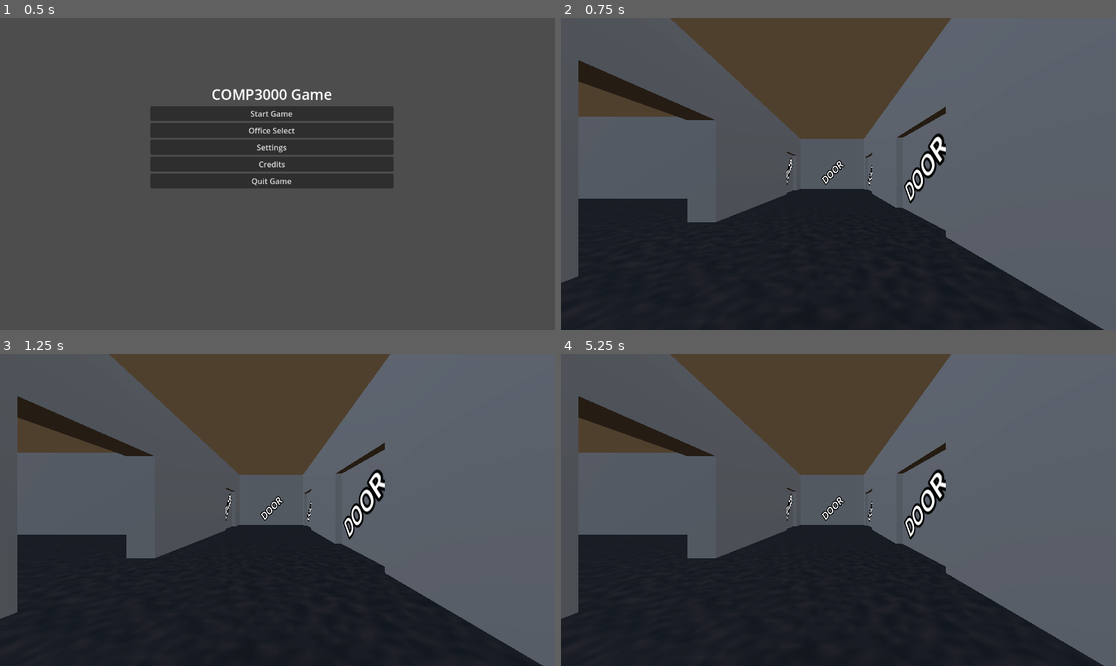
Above: before the commit, frames 1-4 (two rows, left to right).
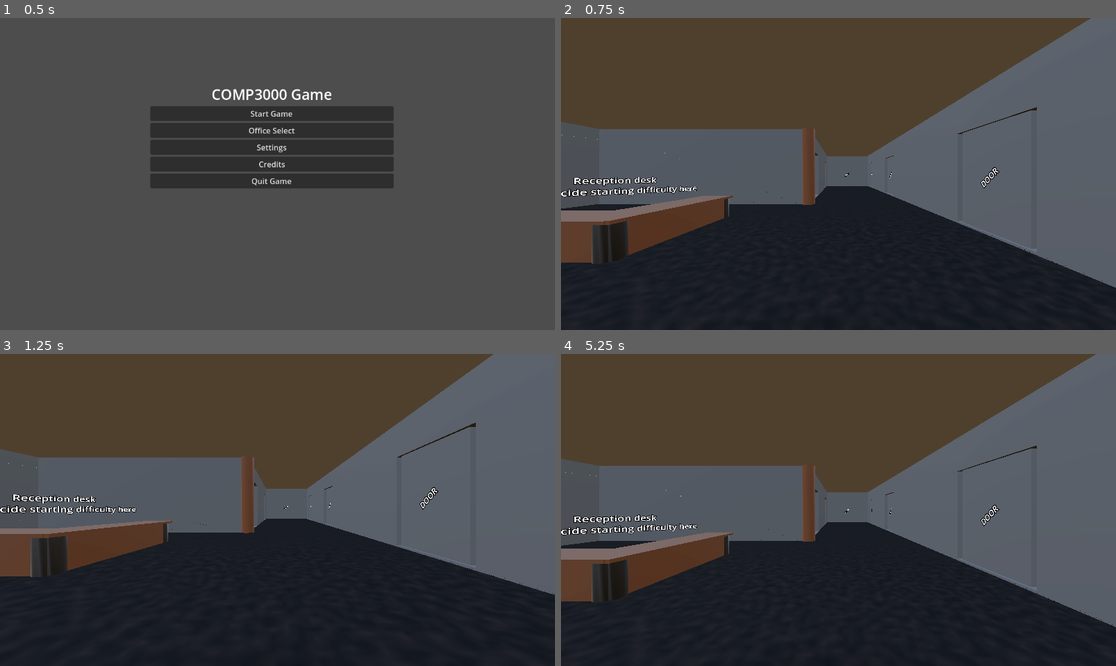
Above: after the commit, the same moments.

Repository: gingeapple182/COMP3000
Game: Godot game, scene res://Scenes/landing_menu.tscn
Same seed, same stepped clock (60 frames per second), same inputs: the game is played once before the commit and once after it.
Inputs (mouse positions are in pixels of both pictures, inside the frame that each line leads up to):
- Up to frame 1 (0.5 s): no input
- Up to frame 2 (0.75 s): click "Start Game" at 0.5 s
- Up to frame 3 (1.25 s): no input
- Up to frame 4 (5.25 s): tap Enter (ui_accept) at 1.25, 1.52, 2.27, 3.77, 4.52 s; move the mouse to (960, 494) at 1.27 s; hold Right (ui_right) 1.28-2.03 s; hold L (switch_scene) 1.28-2.03 s; click (960, 494) at 1.42 s; move the mouse to (727, 525) at 2.02 s; hold Down (ui_down) 2.03-2.78 s; tap ` (freefly) at 2.1 s; tap L (switch_scene) at 2.3, 3.05, 3.8, 5.1 s; move the mouse to (849, 503) at 2.77 s; hold F (interact) 2.78-3.53 s; hold Up (ui_up) 2.78-5.03 s; move the mouse to (810, 572) at 3.52 s; tap Shift (sprint) at 3.6 s; click (810, 572) at 3.67 s; move the mouse to (877, 513) at 4.27 s; hold L (switch_scene) 4.28-5.03 s; move the mouse to (672, 463) at 5.02 s; hold Left (ui_left) from 5.03 s (still down)

Frame 1 is identical in both runs. In frame 2, 27% of the frame differs, in the area x 0-100%, y 0-100%; in frame 3, 26%; in frame 4, 27%.

Commit message:
Prototype - Misc
Added assets:
- photo_frame
- door_placeholder
Uploaded images for portraits
Added logic to load/hide rooms

Diff:
--- /dev/null
+++ b/Scenes/Assets/Materials/PhotoMaterial.tres
@@ -0,0 +1,3 @@
+[gd_resource type="StandardMaterial3D" format=3 uid="uid://dvwehwrxkwfob"]
+
+[resource]
--- a/Scenes/Assets/door_placeholder.gd
+++ /dev/null
@@ -1,18 +0,0 @@
-extends Node3D
-
-@export var is_open: bool = false
-
-@onready var panel: CSGBox3D = $CSGBox3D
-
-func _ready() -> void:
-	_apply_state()
-
-func _apply_state() -> void:
-	if is_open:
-		# Door OPEN: no mesh, no collision → walk through
-		panel.visible = false
-		panel.use_collision = false
-	else:
-		# Door CLOSED: visible + collides
-		panel.visible = true
-		panel.use_collision = true
--- a/Scenes/Assets/door_placeholder.tscn
+++ b/Scenes/Assets/door_placeholder.tscn
@@ -1,6 +1,6 @@
 [gd_scene load_steps=2 format=3 uid="uid://bncfiuba1xc2i"]
 
-[ext_resource type="Script" path="res://Scenes/Assets/door_placeholder.gd" id="1_otfo3"]
+[ext_resource type="Script" path="res://Scripts/door_placeholder.gd" id="1_otfo3"]
 
 [node name="DoorPlaceholder2" type="Node3D"]
 script = ExtResource("1_otfo3")
@@ -8,7 +8,7 @@
 [node name="CSGBox3D" type="CSGBox3D" parent="."]
 transform = Transform3D(1, 0, 0, 0, 1, 0, 0, 0, 1, 0, 0.15, 0)
 use_collision = true
-size = Vector3(0.25, 1, 1)
+size = Vector3(0.25, 4, 3)
 
 [node name="Label3D" type="Label3D" parent="CSGBox3D"]
 transform = Transform3D(-1.05627e-07, 1.09204e-08, 1, 1.28977, 1.58822, 0, -1.53709, 1.33267, -4.37114e-08, 0.14, 0, -6.11959e-09)
--- /dev/null
+++ b/Scenes/Assets/photo_frame.tscn
@@ -0,0 +1,24 @@
+[gd_scene load_steps=5 format=3 uid="uid://yx2gnipoumj1"]
+
+[ext_resource type="Material" uid="uid://s1d6xwnxcy80" path="res://Scenes/Assets/Materials/wood.tres" id="1_gamf1"]
+[ext_resource type="Script" path="res://Scripts/AssetScripts/photo_frame.gd" id="1_yfor6"]
+[ext_resource type="Material" uid="uid://dvwehwrxkwfob" path="res://Scenes/Assets/Materials/PhotoMaterial.tres" id="3_2c77n"]
+
+[sub_resource type="PlaneMesh" id="PlaneMesh_amx2l"]
+material = ExtResource("3_2c77n")
+size = Vector2(0.9, 0.9)
+
+[node name="PhotoFrame" type="Node3D"]
+script = ExtResource("1_yfor6")
+
+[node name="CSGBox3D" type="CSGBox3D" parent="."]
+material_override = ExtResource("1_gamf1")
+size = Vector3(1, 1, 0.1)
+
+[node name="CSGBox3D" type="CSGBox3D" parent="CSGBox3D"]
+operation = 2
+size = Vector3(0.9, 0.9, 0.1)
+
+[node name="MeshInstance3D" type="MeshInstance3D" parent="."]
+transform = Transform3D(1, 0, 0, 0, -4.37114e-08, -1, 0, 1, -4.37114e-08, 0, 0, 0)
+mesh = SubResource("PlaneMesh_amx2l")
--- a/Scenes/main.tscn
+++ b/Scenes/main.tscn
@@ -6,6 +6,12 @@
 [ext_resource type="PackedScene" uid="uid://n32v3jeq450r" path="res://Scenes/pause_menu.tscn" id="4_2m2wd"]
 [ext_resource type="PackedScene" uid="uid://18x4vt0n1qhk" path="res://Scenes/Assets/desk.tscn" id="5_e2qkm"]
 [ext_resource type="PackedScene" uid="uid://cwtvuysuygpay" path="res://Scenes/office_hub_01.tscn" id="6_5lupv"]
+[ext_resource type="PackedScene" uid="uid://yx2gnipoumj1" path="res://Scenes/Assets/photo_frame.tscn" id="7_untni"]
+[ext_resource type="Texture2D" uid="uid://bt8sqaarhgm35" path="res://Scenes/Assets/images/portraits/roryPortrait.jpg" id="8_hlpnh"]
+[ext_resource type="Texture2D" uid="uid://c8dr3bs1jxjic" path="res://Scenes/Assets/images/portraits/laurenPortrait.jpg" id="8_m5v0v"]
+[ext_resource type="Texture2D" uid="uid://d4j2pw0ess56s" path="res://Scenes/Assets/images/portraits/jjPortrait.jpg" id="10_ht3cb"]
+[ext_resource type="Texture2D" uid="uid://12b5ocbodic" path="res://Scenes/Assets/images/portraits/vivianPortrait.jpg" id="11_nldl1"]
+[ext_resource type="PackedScene" uid="uid://bncfiuba1xc2i" path="res://Scenes/Assets/door_placeholder.tscn" id="12_w4s6r"]
 
 [sub_resource type="ProceduralSkyMaterial" id="ProceduralSkyMaterial_cebsl"]
 sky_horizon_color = Color(0.64625, 0.65575, 0.67075, 1)
@@ -36,7 +42,7 @@
 shadow_enabled = true
 
 [node name="ProtoController" parent="." instance=ExtResource("2_aomcw")]
-transform = Transform3D(1, 0, 0, 0, 1, 0, 0, 0, 1, -8.8, 0.5, 6.3)
+transform = Transform3D(1, 0, 0, 0, 1, 0, 0, 0, 1, -11.2, 1.2, 21.5)
 
 [node name="CSGBox3D2" type="CSGSphere3D" parent="."]
 transform = Transform3D(1, 0, 0, 0, 1, 0, 0, 0, 1, -21.5, 2.09476, -1)
@@ -71,10 +77,60 @@
 
 [node name="OfficeHub01" parent="." instance=ExtResource("6_5lupv")]
 
-[node name="Node" type="Node" parent="."]
+[node name="Entryway" type="Node" parent="OfficeHub01"]
 
-[node name="Desk" parent="Node" instance=ExtResource("5_e2qkm")]
-transform = Transform3D(-4.37114e-08, 0, -1, 0, 1, 0, 1, 0, -4.37114e-08, -22.2, 0.500001, -16.2)
+[node name="Desk2" parent="OfficeHub01/Entryway" instance=ExtResource("5_e2qkm")]
+transform = Transform3D(-8.74228e-08, 0, -1, 0, 1, 0, 2, 0, -4.37114e-08, -17.7, 0.500001, 13.4)
 
-[node name="Desk2" parent="Node" instance=ExtResource("5_e2qkm")]
-transform = Transform3D(-1, 0, 8.74228e-08, 0, 1, 0, -8.74228e-08, 0, -1, -21.4, 0.500001, -1)
+[node name="Desk3" parent="OfficeHub01/Entryway" instance=ExtResource("5_e2qkm")]
+transform = Transform3D(-1.5, 0, 1.50996e-07, 0, 1, 0, -2.26494e-07, 0, -1, -19.3, 0.5, 15.69)
+
+[node name="Label3D" type="Label3D" parent="OfficeHub01/Entryway"]
+transform = Transform3D(0.766044, 0, 0.642788, 0, 1, 0, -0.642788, 0, 0.766044, -18.3327, 2.4, 14.9093)
+text = "Reception desk
+- Will decide starting difficulty here"
+font_size = 50
+
+[node name="Tutorial" parent="OfficeHub01" instance=ExtResource("12_w4s6r")]
+transform = Transform3D(1.1, 0, 4.88493e-16, 0, 1.1, 0, -4.88493e-16, 0, 1.1, -13.7, 2.47669, 1.1)
+is_open = true
+
+[node name="PhotoFrames" type="Node3D" parent="OfficeHub01/Tutorial"]
+transform = Transform3D(1, 0, 0, 0, 1, 0, 0, 0, 1, 14.5455, -2.27273, -1.45455)
+
+[node name="PhotoFrame" parent="OfficeHub01/Tutorial/PhotoFrames" instance=ExtResource("7_untni")]
+transform = Transform3D(-1.5, 0, 2.26494e-07, 0, 1.5, 0, -2.26494e-07, 0, -1.5, -17.2954, 3.60456, 5.25)
+portrait = ExtResource("8_m5v0v")
+
+[node name="PhotoFrame2" parent="OfficeHub01/Tutorial/PhotoFrames" instance=ExtResource("7_untni")]
+transform = Transform3D(-1.5, 0, 2.26494e-07, 0, 1.5, 0, -2.26494e-07, 0, -1.5, -20.1954, 3.60456, 5.25)
+portrait = ExtResource("8_hlpnh")
+
+[node name="PhotoFrame3" parent="OfficeHub01/Tutorial/PhotoFrames" instance=ExtResource("7_untni")]
+transform = Transform3D(-1.5, 0, 2.26494e-07, 0, 1.5, 0, -2.26494e-07, 0, -1.5, -23.2954, 3.60456, 5.25)
+portrait = ExtResource("10_ht3cb")
+
+[node name="PhotoFrame4" parent="OfficeHub01/Tutorial/PhotoFrames" instance=ExtResource("7_untni")]
+transform = Transform3D(-1.5, 0, 2.26494e-07, 0, 1.5, 0, -2.26494e-07, 0, -1.5, -26.3954, 3.60456, 5.25)
+portrait = ExtResource("11_nldl1")
+
+[node name="Desk2" parent="OfficeHub01/Tutorial" instance=ExtResource("5_e2qkm")]
+transform = Transform3D(-0.909091, 0, 7.94753e-08, 0, 0.909091, 0, -7.94753e-08, 0, -0.909091, -7, -1.79699, -1.81818)
+
+[node name="Backroom" parent="OfficeHub01" instance=ExtResource("12_w4s6r")]
+transform = Transform3D(1.1, 0, 4.88493e-16, 0, 1.1, 0, -4.88493e-16, 0, 1.1, -13.7, 2.47669, -12.52)
+
+[node name="Desk" parent="OfficeHub01/Backroom" instance=ExtResource("5_e2qkm")]
+transform = Transform3D(-3.97376e-08, 0, -0.909091, 0, 0.909091, 0, 0.909091, 0, -3.97376e-08, -7.72727, -1.79699, -15.6364)
+
+[node name="Area01" parent="OfficeHub01" instance=ExtResource("12_w4s6r")]
+transform = Transform3D(1.1, 0, 4.88493e-16, 0, 1.1, 0, -4.88493e-16, 0, 1.1, -5.4, 2.47669, 13.8739)
+
+[node name="Area02" parent="OfficeHub01" instance=ExtResource("12_w4s6r")]
+transform = Transform3D(1.1, 0, 4.88493e-16, 0, 1.1, 0, -4.88493e-16, 0, 1.1, -5.3, 2.47669, -0.912855)
+
+[node name="Area03" parent="OfficeHub01" instance=ExtResource("12_w4s6r")]
+transform = Transform3D(1.1, 0, 4.88493e-16, 0, 1.1, 0, -4.88493e-16, 0, 1.1, -5.4, 2.47669, -13.0961)
+
+[node name="Area04" parent="OfficeHub01" instance=ExtResource("12_w4s6r")]
+transform = Transform3D(-4.80825e-08, 0, 1.1, 0, 1.1, 0, -1.1, 0, -4.80825e-08, -9.6, 2.47669, -17.1961)
--- a/Scenes/office_hub_01.tscn
+++ b/Scenes/office_hub_01.tscn
@@ -1,7 +1,6 @@
-[gd_scene load_steps=7 format=3 uid="uid://cwtvuysuygpay"]
+[gd_scene load_steps=6 format=3 uid="uid://cwtvuysuygpay"]
 
 [ext_resource type="Material" uid="uid://cul2i8fiv6l8d" path="res://Scenes/Assets/Materials/carpet.tres" id="1_1ae3g"]
-[ext_resource type="PackedScene" uid="uid://bncfiuba1xc2i" path="res://Scenes/Assets/door_placeholder.tscn" id="1_benht"]
 [ext_resource type="PackedScene" uid="uid://s27ec6on768g" path="res://Scenes/Assets/window_placeholder.tscn" id="1_hv1j8"]
 [ext_resource type="Material" uid="uid://cnghavpj0bxwn" path="res://Scenes/Assets/Materials/ceiling.tres" id="2_tylp4"]
 [ext_resource type="Material" uid="uid://s1d6xwnxcy80" path="res://Scenes/Assets/Materials/wood.tres" id="3_gpnao"]
@@ -27,40 +26,31 @@
 
 [node name="CSGBox3D2" type="CSGBox3D" parent="CSGCombiner3D"]
 transform = Transform3D(1, 0, 0, 0, 1, 0, 0, 0, 15.75, -5.4, 3.35, -0.157502)
-size = Vector3(1, 6, 3.2)
-
-[node name="Door02" type="CSGBox3D" parent="CSGCombiner3D/CSGBox3D2"]
-transform = Transform3D(1.45, 0, 0, 0, 1.1, 0, 0, 0, 0.3, 0, -1.2, -0.0888889)
-operation = 2
-size = Vector3(1, 3.4, 1)
-
-[node name="DoorPlaceholder" parent="CSGCombiner3D/CSGBox3D2/Door02" instance=ExtResource("1_benht")]
-transform = Transform3D(0.999999, 0, -6.00267e-13, 0, 3.2076, 0, -4.44089e-16, 0, 1.04544, 0, -0.386946, 0)
-
-[node name="Door01" type="CSGBox3D" parent="CSGCombiner3D/CSGBox3D2"]
-transform = Transform3D(1.45, 0, 0, 0, 1.1, 0, 0, 0, 0.3, 0, -1.2, 0.793651)
-operation = 2
-size = Vector3(1, 3.4, 1)
-
-[node name="DoorPlaceholder" parent="CSGCombiner3D/CSGBox3D2/Door01" instance=ExtResource("1_benht")]
-transform = Transform3D(0.999999, 0, -6.00267e-13, 0, 3.2076, 0, -4.44089e-16, 0, 1.04544, 0, -0.386946, 0)
+size = Vector3(0.5, 6, 3.2)
 
 [node name="Door03" type="CSGBox3D" parent="CSGCombiner3D/CSGBox3D2"]
-transform = Transform3D(1.45, 0, 0, 0, 1.1, 0, 0, 0, 0.3, 0, -1.2, -0.850794)
-operation = 2
-size = Vector3(1, 3.4, 1)
-
-[node name="DoorPlaceholder" parent="CSGCombiner3D/CSGBox3D2/Door03" instance=ExtResource("1_benht")]
-transform = Transform3D(0.999999, 0, -6.00267e-13, 0, 3.2076, 0, -4.44089e-16, 0, 1.04544, 0, -0.386946, 0)
+transform = Transform3D(1.45, 0, 0, 0, 1.1, 0, 0, 0, 0.3, 0, -0.735, -0.820795)
+operation = 2
+size = Vector3(1, 3.7, 0.8)
+
+[node name="Door04" type="CSGBox3D" parent="CSGCombiner3D/CSGBox3D2"]
+transform = Transform3D(1.45, 0, 0, 0, 1.1, 0, 0, 0, 0.3, 0, -0.735, 0.893491)
+operation = 2
+size = Vector3(1, 3.7, 0.8)
+
+[node name="Door05" type="CSGBox3D" parent="CSGCombiner3D/CSGBox3D2"]
+transform = Transform3D(1.45, 0, 0, 0, 1.1, 0, 0, 0, 0.3, 0, -0.735, -0.0461917)
+operation = 2
+size = Vector3(1, 3.7, 0.8)
 
 [node name="CSGBox3D8" type="CSGBox3D" parent="CSGCombiner3D"]
 transform = Transform3D(-4.37114e-08, 0, 15.75, 0, 1, 0, -1, 0, -6.88454e-07, -21.7525, 3.35, -8.41)
 material_override = ExtResource("5_re3xs")
-size = Vector3(1, 6, 1)
+size = Vector3(0.5, 6, 1)
 
 [node name="CSGBox3D9" type="CSGBox3D" parent="CSGCombiner3D"]
 transform = Transform3D(-4.37114e-08, 0, 15.75, 0, 1, 0, -1, 0, -6.88454e-07, -21.7525, 3.35, 5.79)
-size = Vector3(1, 6, 1)
+size = Vector3(0.5, 6, 1)
 
 [node name="CSGBox3D11" type="CSGBox3D" parent="CSGCombiner3D"]
 transform = Transform3D(-4.37114e-08, 0, 15.75, 0, 1, 0, -1, 0, -6.88454e-07, 7.3725, 3.35, 5.59)
@@ -72,36 +62,26 @@
 
 [node name="CSGBox3D10" type="CSGBox3D" parent="CSGCombiner3D"]
 transform = Transform3D(-4.37114e-08, 0, 15.75, 0, 1, 0, -1, 0, -6.88454e-07, -9.49392, 3.35, -17.31)
-size = Vector3(1, 6, 0.5)
+size = Vector3(0.5, 6, 0.5)
 
 [node name="Door01" type="CSGBox3D" parent="CSGCombiner3D/CSGBox3D10"]
-transform = Transform3D(1.4, 0, -5.68434e-14, 0, 4.29, 0, 8.88178e-16, 0, 1, 3.8147e-06, -1.4, -0.00105822)
-operation = 2
-size = Vector3(1, 1, 0.2)
-
-[node name="DoorPlaceholder" parent="CSGCombiner3D/CSGBox3D10/Door01" instance=ExtResource("1_benht")]
-transform = Transform3D(0.999999, 0, -1.13687e-13, 0, 0.891, 0, -4.44089e-16, 0, 0.198, 0, -0.02331, 0)
+transform = Transform3D(1.4, 0, -5.68434e-14, 0, 4.29, 0, 8.88178e-16, 0, 1, 3.8147e-06, -0.7, -0.00105822)
+operation = 2
+size = Vector3(1, 1, 0.18)
 
 [node name="CSGBox3D7" type="CSGBox3D" parent="CSGCombiner3D"]
 transform = Transform3D(-1, 0, -1.65229e-06, 0, 1, 0, 8.74228e-08, 0, -18.9, -13.6275, 3.35, -9.43)
-size = Vector3(1, 6, 1.6)
+size = Vector3(0.5, 6, 1.6)
 
 [node name="Door01" type="CSGBox3D" parent="CSGCombiner3D/CSGBox3D7"]
-transform = Transform3D(1.4, 0, 0, 0, 4.29, 0, 8.88178e-16, 0, 1, 3.8147e-06, -1.4, -0.553439)
-operation = 2
-size = Vector3(1, 1, 0.2)
-
-[node name="DoorPlaceholder" parent="CSGCombiner3D/CSGBox3D7/Door01" instance=ExtResource("1_benht")]
-transform = Transform3D(0.999999, 0, -1.13687e-13, 0, 0.891, 0, -4.44089e-16, 0, 0.198, 0, -0.02331, 0)
-is_open = true
+transform = Transform3D(1.4, 0, 1.13687e-13, 0, 4.29, 0, 8.88178e-16, 0, 1, 3.8147e-06, -0.7, -0.553439)
+operation = 2
+size = Vector3(1, 1, 0.18)
 
 [node name="Door02" type="CSGBox3D" parent="CSGCombiner3D/CSGBox3D7"]
-transform = Transform3D(1.4, 0, 0, 0, 4.29, 0, 8.88178e-16, 0, 1, 3.8147e-06, -1.4, 0.166138)
-operation = 2
-size = Vector3(1, 1, 0.2)
-
-[node name="DoorPlaceholder" parent="CSGCombiner3D/CSGBox3D7/Door02" instance=ExtResource("1_benht")]
-transform = Transform3D(0.999999, 0, -1.13687e-13, 0, 0.891, 0, -4.44089e-16, 0, 0.198, 0, -0.02331, 0)
+transform = Transform3D(1.4, 0, 1.13687e-13, 0, 4.29, 0, 8.88178e-16, 0, 1, 3.8147e-06, -0.7, 0.166138)
+operation = 2
+size = Vector3(1, 1, 0.18)
 
 [node name="OuterWall" type="CSGCombiner3D" parent="CSGCombiner3D"]
 
@@ -141,9 +121,6 @@
 transform = Transform3D(1.45, 0, -5.68434e-14, 0, 1.1, 0, 4.44089e-16, 0, 0.3, 0, -1.2, -0.310053)
 operation = 2
 size = Vector3(1, 3.4, 1)
-
-[node name="DoorPlaceholder" parent="CSGCombiner3D/OuterWall/WallFront/Door01" instance=ExtResource("1_benht")]
-transform = Transform3D(0.999999, 0, -6.00267e-13, 0, 3.2076, 0, -4.44089e-16, 0, 1.04544, 0, -0.386946, 0)
 
 [node name="Window01" type="CSGBox3D" parent="CSGCombiner3D/OuterWall/WallFront"]
 transform = Transform3D(1.45, 0, 0, 0, 1.1, 0, 2.22045e-16, 0, 0.3, 0, 0.0899997, 0.896296)
--- a/Scenes/puzzle_board.tscn
+++ b/Scenes/puzzle_board.tscn
@@ -30,7 +30,8 @@
 0111110
 0111110
 0000000"
-columns = 3
+rows = 5
+columns = 7
 
 [node name="Slots" type="Node3D" parent="."]
 
--- /dev/null
+++ b/Scripts/AssetScripts/photo_frame.gd
@@ -0,0 +1,24 @@
+extends Node3D
+
+@onready var mesh_instance_3d: MeshInstance3D = $MeshInstance3D
+
+@export var portrait: Texture2D
+
+func _ready() -> void:
+	apply_portrait()
+
+func apply_portrait() -> void:
+	if not portrait:
+		return
+
+	var mat: StandardMaterial3D
+
+	# Use material_override (recommended for prototypes)
+	if mesh_instance_3d.material_override:
+		mat = mesh_instance_3d.material_override
+	else:
+		mat = StandardMaterial3D.new()
+		mesh_instance_3d.material_override = mat
+
+	mat.albedo_texture = portrait
+	mat.albedo_color = Color.WHITE
--- /dev/null
+++ b/Scripts/door_placeholder.gd
@@ -0,0 +1,40 @@
+extends Node3D
+
+@export var is_open: bool = false
+
+@onready var panel: CSGBox3D = $CSGBox3D
+
+func _ready() -> void:
+	_apply_state()
+
+# ROOM STRUCTURE RULE:
+# All direct children must be Node3D container nodes.
+# Do not place meshes, collisions, or logic directly under this node.
+
+func _apply_state() -> void:
+	if is_open:
+		# Door OPEN
+		panel.visible = false
+		panel.use_collision = false
+		## so in here i want the code to check child nodes and enable them all
+		set_children_enabled(true)
+	else:
+		# Door CLOSED
+		panel.visible = true
+		panel.use_collision = true
+		## so in here i want the code to check child nodes and disable them all
+		set_children_enabled(false)
+
+
+func set_children_enabled(enabled: bool) -> void:
+	for child in get_children():
+		if child == panel:
+			continue
+
+		if child is Node3D:
+			child.visible = enabled
+			child.process_mode = (
+				Node.PROCESS_MODE_INHERIT
+				if enabled
+				else Node.PROCESS_MODE_DISABLED
+			)
Binary file added: Scenes/Assets/images/portraits/jjPortrait.jpg
Not shown, added: Scenes/Assets/images/portraits/jjPortrait.jpg.import
Binary file added: Scenes/Assets/images/portraits/laurenPortrait.jpg
Not shown, added: Scenes/Assets/images/portraits/laurenPortrait.jpg.import
Binary file added: Scenes/Assets/images/portraits/roryPortrait.jpg
Not shown, added: Scenes/Assets/images/portraits/roryPortrait.jpg.import
Binary file added: Scenes/Assets/images/portraits/vivianPortrait.jpg
Not shown, added: Scenes/Assets/images/portraits/vivianPortrait.jpg.import
Not shown: 1 places in Scenes/main.tscn that only renumber resources
